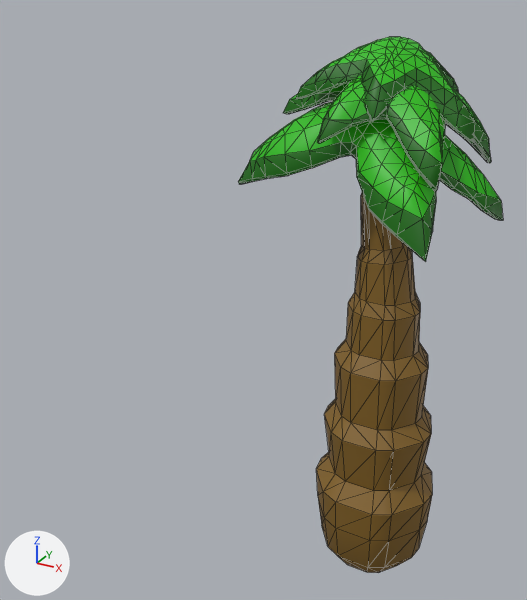
Before and after pictures for a commit that changed the FBX model Assets/_Game/Visuals/Environment Art/Static Meshes/SM_PalmTree_Desert.fbx.
One viewpoint serves both versions: a 50 mm lens placed at (-3.44, -7.09, 7.29), pointed at (-7.63, 0.51, 3.49). Arrows for +X, +Y and +Z are at lower left; the lights stay in place. Mesh edges are drawn as thin lines. Where no turn or scale is listed for an object, it has been applied to the vertices.
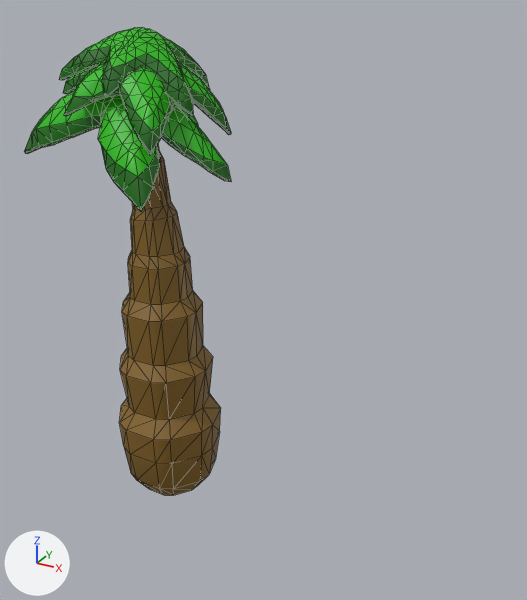
Commit message: reimported adjusted tree meshes

Location of each change, [x1, y1, x2, y2] in pixels of the pictures (527 x 600 px):
'pCylinder37', moved
    before: [316, 193, 432, 573]
    after: [119, 146, 221, 495]
'pCube118', reshaped, moved, rescaled (22% narrower, 16% taller)
    before: [238, 102, 503, 261]
    after: [24, 27, 231, 212]
'pCube40', deleted (green)
    before: [296, 37, 475, 144]
    faces in mat_foliage_under (dark green #126e00): [296, 59, 475, 144]
    faces in mat_foliage (green #26bc00): [319, 37, 465, 104]
'pCube160', deleted (green)
    before: [283, 76, 491, 192]
    faces in mat_foliage (green #26bc00): [289, 76, 489, 164]
    faces in mat_foliage_under (dark green #126e00): [283, 91, 491, 192]

The change, as a list of edits to the scene's bpy script:
```text
Change me_mesh_004:
    used by ob_pcube118; parent = ob_treetop; location = (2.392, -6.523, 1.932)
    remove me_mesh_004.from_pydata(...)  # 350 vertices, 696 faces; spans x -32.8..29.1, y -21.5..8.0, z -24.6..27.3
    add me_mesh_004.from_pydata(...)  # 1050 vertices, 2088 faces; spans x -145.3..134.5, y -92.8..92.8, z -106.0..128.5
    me_mesh_004 part 1: 350 vertices removed from x -32.8..29.1, y -21.5..8.0, z -24.6..27.3; 1050 vertices added at x -145.3..134.5, y -92.8..92.8, z -106.0..128.5
Remove ob_pcube160:
    ob_pcube160 = bpy.data.objects.new('pCube160', me_mesh_005)
    ob_pcube160.location = (-6.09, 0.4, 6.3)
Change ob_pcylinder37:
    ob_pcylinder37.location: (-5.95, 0.49, 2.6) -> (-9.23, 0.49, 2.6)
Remove ob_pcube40:
    ob_pcube40 = bpy.data.objects.new('pCube40', me_mesh_003)
    ob_pcube40.location = (-6.09, 0.4, 6.53)
Change ob_pcube118:
    ob_pcube118.parent: ob_treetop -> ob_palm_tree_desert
    ob_pcube118.location: (2.392, -6.523, 1.932) -> (-87.99, 93.06, -0.44)
    ob_pcube118.scale: (1.0, 1.0, 1.0) -> (0.258, 0.258, 0.258)
```
